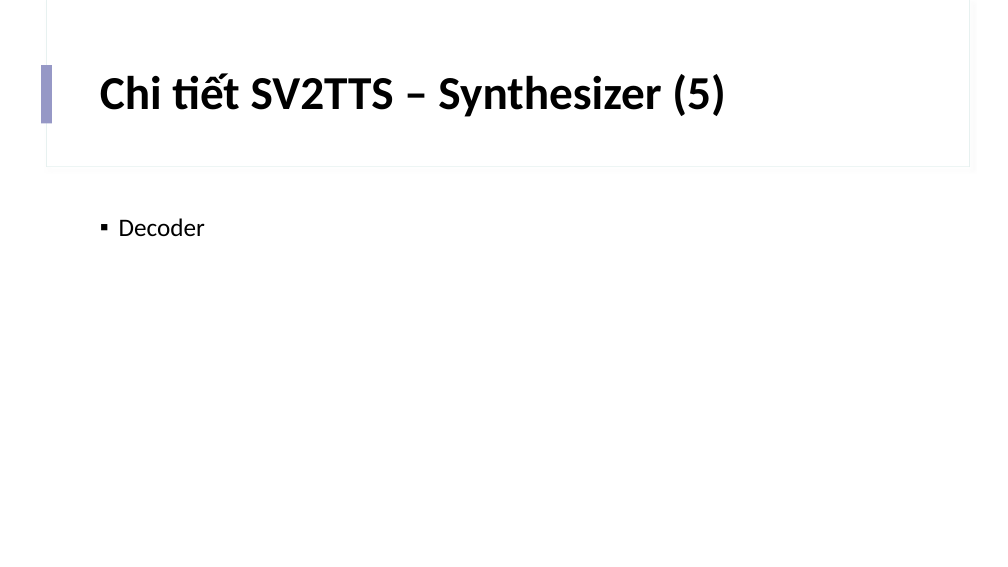
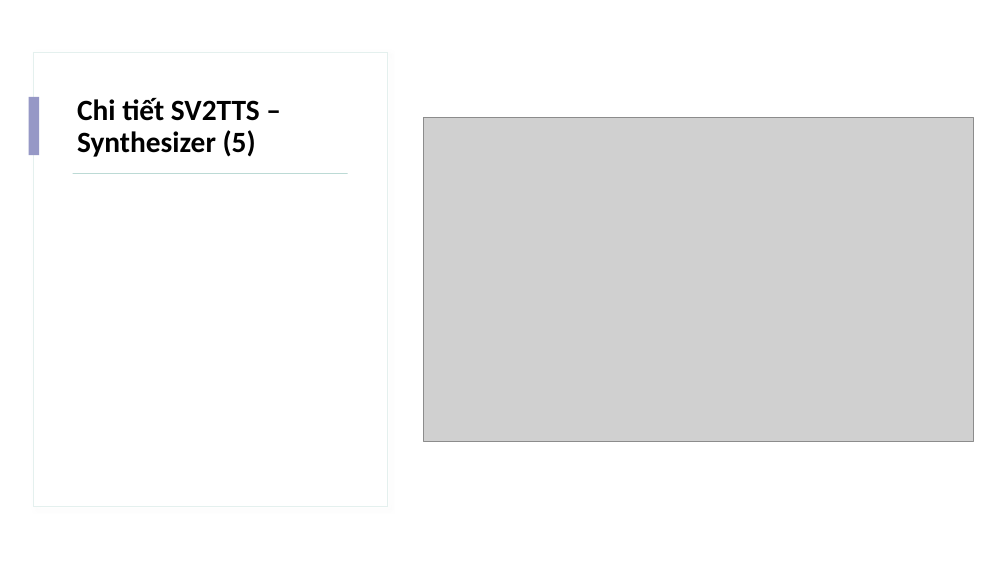
Before and after one commit to IrisStream/Machine-Learning, a slide deck: slide 20 of Voice_Cloning/Slide.pptx. Drawn at 1008x567 pixels with LibreOffice and Linux fonts; fonts in the diff are those of the drawing; grey boxes stand for pictures. Boxes give left, top, right and bottom in pixels: in the first picture for what was removed or moved away, otherwise in the second. Text is boxed around its words. In the diff, an @@ line names an element or a change of style, - is before the commit and + after.

Commit message:
add decoder

```diff
--- a/Voice_Cloning/Slide.pptx
+++ b/Voice_Cloning/Slide.pptx
@@ rectangle added at (x1=0, y1=0, x2=1008, y2=567), fill #FFFFFF @@
@@ rectangle added at (x1=34, y1=52, x2=388, y2=507), fill #FFFFFF, outline #E4F0EE 0.75 pt @@
@@ rectangle removed at (x1=42, y1=65, x2=52, y2=123) @@
@@ title "Chi tiết SV2TTS – Synthesizer ..." moved from (x1=100, y1=73, x2=725, y2=117) to (x1=77, y1=98, x2=260, y2=157) @@
@@ title "Chi tiết SV2TTS – Synthesizer ..." at (x1=77, y1=98, x2=260, y2=157): size 45 to 28 pt @@
@@ rectangle added at (x1=29, y1=97, x2=39, y2=155), fill #9698C6 @@
@@ picture added at (x1=423, y1=118, x2=974, y2=442) @@
@@ rectangle added at (x1=73, y1=173, x2=348, y2=174), fill #BCDAD5 @@
@@ text removed at (x1=119, y1=218, x2=205, y2=236) @@
-▪ Decoder
```
